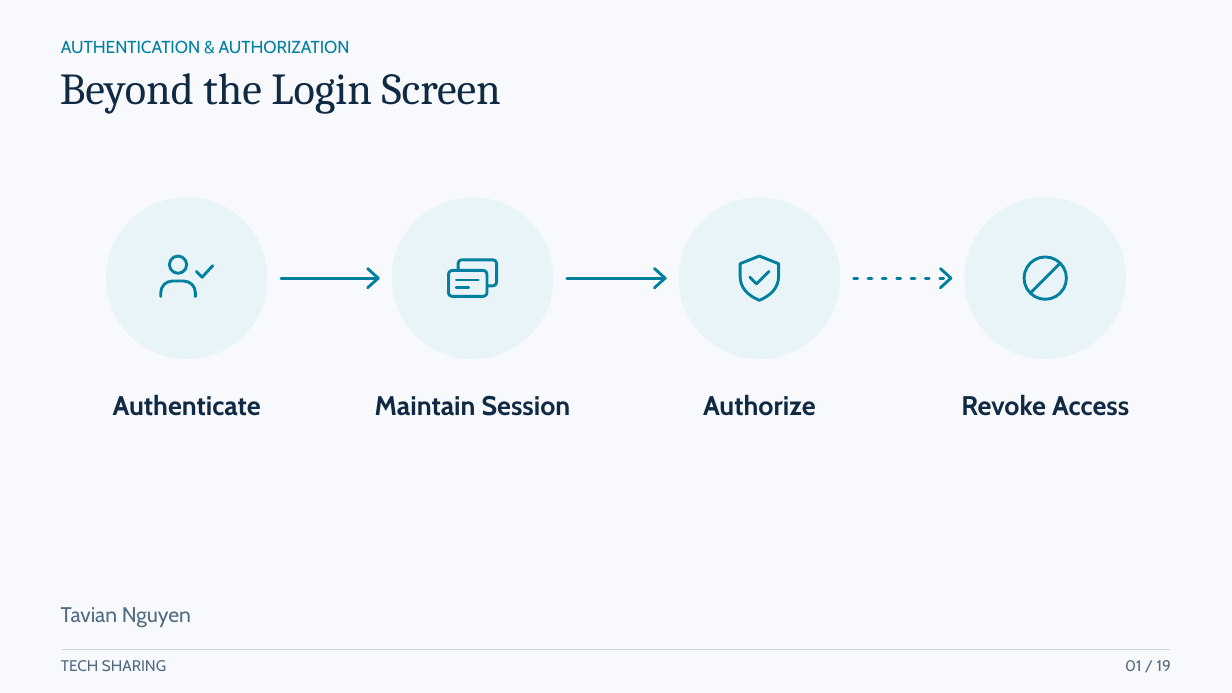
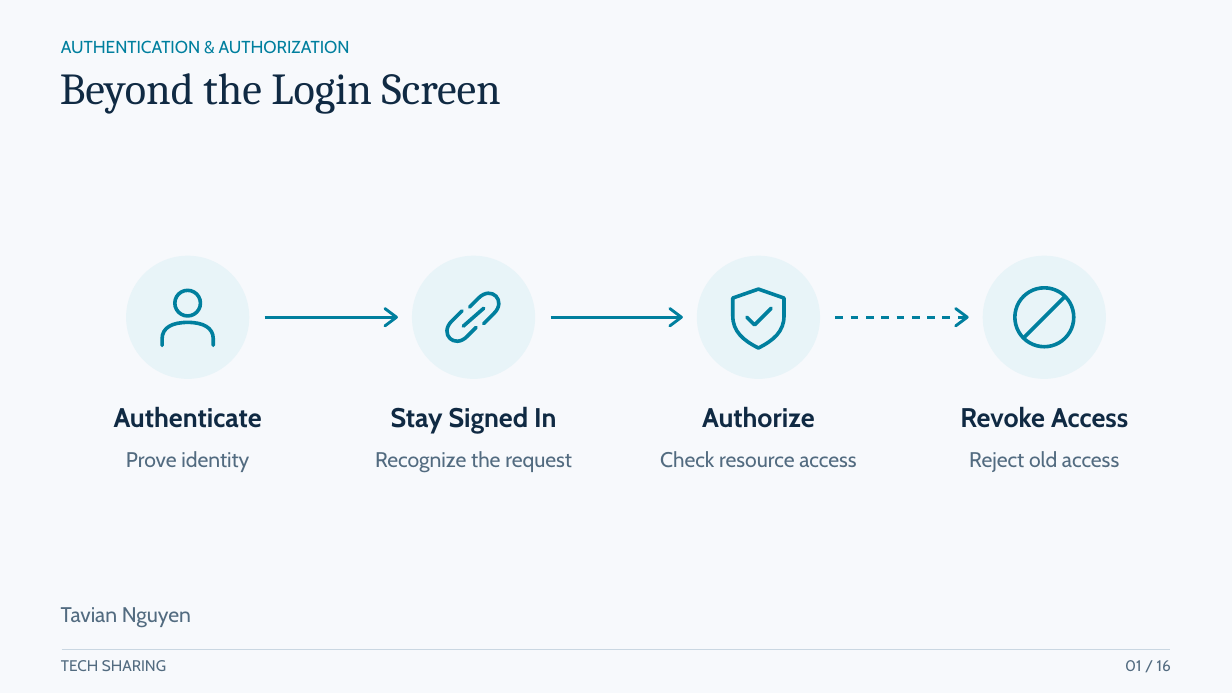
Before and after one commit to Daniiislo/TechSharing, a slide deck: slide 1 of Auth/presentation/Auth - Beyond the Login Screen.pptx. Drawn at 1232x693 pixels with LibreOffice and Linux fonts; fonts in the diff are those of the drawing. Boxes give left, top, right and bottom in pixels: in the first picture for what was removed or moved away, otherwise in the second. Text is boxed around its words. In the diff, an @@ line names an element or a change of style, - is before the commit and + after.

```diff
--- a/Auth/presentation/Auth - Beyond the Login Screen.pptx
+++ b/Auth/presentation/Auth - Beyond the Login Screen.pptx
@@ ellipse resized from (x1=106, y1=198, x2=268, y2=360) to (x1=126, y1=256, x2=249, y2=379) @@
@@ ellipse resized from (x1=392, y1=198, x2=554, y2=360) to (x1=412, y1=256, x2=535, y2=379) @@
@@ rounded rectangle removed at (x1=458, y1=260, x2=497, y2=286) @@
@@ ellipse resized from (x1=678, y1=198, x2=840, y2=360) to (x1=697, y1=256, x2=820, y2=379) @@
@@ ellipse resized from (x1=965, y1=198, x2=1127, y2=360) to (x1=983, y1=256, x2=1106, y2=379) @@
@@ outline #007F9E 2.25 pt to #007F9E 2.79 pt in 5 elements at (x1=162, y1=323, x2=213, y2=346), (x1=733, y1=289, x2=784, y2=348), (x1=1015, y1=287, x2=1074, y2=347), (x1=1024, y1=297, x2=1065, y2=337), (x1=175, y1=290, x2=201, y2=316) @@
@@ ellipse resized from (x1=169, y1=256, x2=187, y2=274) to (x1=175, y1=290, x2=201, y2=316) @@
@@ rounded rectangle removed at (x1=448, y1=271, x2=487, y2=297) @@
@@ freeform shape resized from (x1=740, y1=256, x2=779, y2=300) to (x1=733, y1=289, x2=784, y2=348) @@
@@ ellipse resized from (x1=1024, y1=257, x2=1067, y2=299) to (x1=1015, y1=287, x2=1074, y2=347) @@
@@ freeform shape resized from (x1=1031, y1=263, x2=1060, y2=292) to (x1=1024, y1=297, x2=1065, y2=337) @@
@@ freeform shape resized from (x1=161, y1=266, x2=213, y2=297) to (x1=162, y1=323, x2=213, y2=346) @@
@@ freeform shape resized from (x1=281, y1=269, x2=378, y2=288) to (x1=264, y1=317, x2=396, y2=318) @@
@@ freeform shape resized from (x1=457, y1=280, x2=479, y2=287) to (x1=385, y1=309, x2=396, y2=326) @@
@@ freeform shape resized from (x1=567, y1=269, x2=665, y2=288) to (x1=551, y1=317, x2=682, y2=318) @@
@@ freeform shape resized from (x1=750, y1=272, x2=769, y2=285) to (x1=670, y1=309, x2=681, y2=326) @@
@@ freeform shape resized from (x1=854, y1=278, x2=951, y2=279) to (x1=836, y1=317, x2=968, y2=318) @@
@@ freeform shape moved from (x1=941, y1=269, x2=951, y2=288) to (x1=956, y1=309, x2=967, y2=326) @@
@@ text removed at (x1=375, y1=395, x2=571, y2=416) @@
-Maintain Session
@@ 3 texts moved together from (x1=113, y1=394, x2=1129, y2=416) to (x1=114, y1=406, x2=1128, y2=428) @@
@@ group added at (x1=126, y1=286, x2=1119, y2=473): 5 texts, 1 freeform shape @@
+Prove identity
+Stay Signed In
+Recognize the request
+Check resource access
+Reject old access
@@ text at (x1=1125, y1=660, x2=1171, y2=671): text changed @@
-01 / 19
+01 / 16
```
Also in this commit, not shown: 10 other slides changed, 5 slides added, 14 slides removed, 12 other files.
